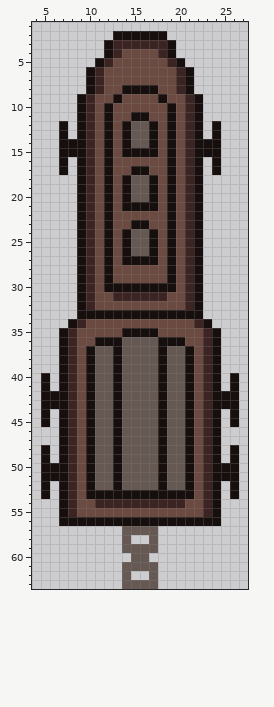
Pixel-art file -- assets/textures/objects/train1.aseprite. The picture above is the old version.
32x64 pixels, 1 frame. Shown: x 4..27, y 1..63.
The same view after the edit:
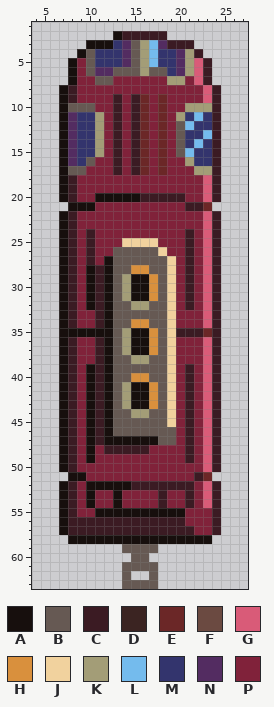
Palette (. is transparent): A #170f0d  B #665953  C #3b1b23  D #3b2422  E #6b2727  F #6b4a41  G #d95b78  H #d9903d  J #f1d29e  K #a39d77  L #74bbed  M #33346d  N #532c61  P #80223a
From old to new:
Changed rows in their new state; - is an unchanged pixel.
first column x 5:
 2 ---------CCCCC--------
 3 -----AA-MNBKLNCCC-----
 4 ----ABMMMNBKLMMNKC----
 5 ---APBMMMNBKLMMNKGC---
 6 ---APBNNBBBKBBMNKGC---
 7 ---APPBBPPPPPPKKPGC---
 8 --ACPPPPPPPPPPPPPPGC--
 9 --ACPPPPCPCEPEPPPPGC--
10 --ABBBPPCPCEPEPPKKKC--
11 --ANMMKPCPCEPEPKMLMC--
12 ---NMMKPCPCEPEPBLMMC--
13 ---NMMKPCPCEPEPBMMLC--
14 ---NMMKPCPCEPEPBMLMC--
15 ---NMMKPCPCEPEPBLMMC--
16 ---NMBPPCPCEPEPPKMMC--
17 ---BBPPPCPCEPEPPPKKC--
18 --ACPPPPPPPPPPPPPPGC--
19 --ACPPPPPPPPPPPPPPGC--
20 --ACPPA-A-ACCCCCPPGC--
21 ---A-APPPPPPPPPPCCE---
22 --ACPPPPPPPPPPPPPPGC--
23 --ACPPPPPPPPPPPPPPGC--
24 --ACPCPPPPPPPPPPCPGC--
25 --ACPCPPPJJJJPPPCPGC--
26 --ACPCPPBB--BJPPCPGC--
27 --ACPCP-BBBBBBJPCPGC--
28 --ACPAC-BBHHBBJPCPGC--
29 --ACPAC-BKAAHBJPCPGC--
30 --ACPAC-BK--HBJPCPGC--
31 --ACPACABKAAHBJPCPGC--
32 --ACPACABBKKBBJPCPGC--
33 --ACPPC-BBBBBBJPPPGC--
34 --ACPPCABBHHBBJPPPGC--
35 ---AAAAABK--HBJCCCEC--
36 ---CPPC-BKAAHBJPPPGC--
37 ---CPPCABKAAHBJPPPGC--
38 ---CPPCAB-KK-BJPPPGC--
39 ---CP-CAB----BJPCPGC--
40 .--CP-CAB-HH-BJPCPGC-.
41 .--CP-CABKAAHBJPCPGC-.
42 ..-CP-CABKAAHBJPCPGC..
43 ..-CP-CABKAAHBJPCPGC..
44 .--CP-CAB-KK-BJPCPGC-.
45 .--CP-CAB----BJPCPGC-.
46 ---CP-CAB----B-PCPGC--
47 ---CP-CA-AAAAB-PCPGC--
48 .--CP-PCCCCCPPPPCPGC-.
49 .--CP-PPPPPPPPPPCPGC-.
50 ..-CPPPPPPPPPPPPPPGC..
51 ...AAPPPPPPPPPPPPCE...
52 .--CP-AA-ACCCCCCCPGC-.
53 .--CP-PP-PPPPCPPCPGC-.
54 ---CPAPPAPPPPCPPCPGC--
55 ---CPPAAAAAAAAAAPPPC--
56 ---CCCCCCCCCCCCCPPPC--
57 --ACCCCCCCCCCCCCCPPC--
58 ---AAAAAAAAAAAAAAAA---
Changed places in both pictures, as pixel boxes (x1, y1, x2, y2):
changed: (41, 31, 239, 544)
